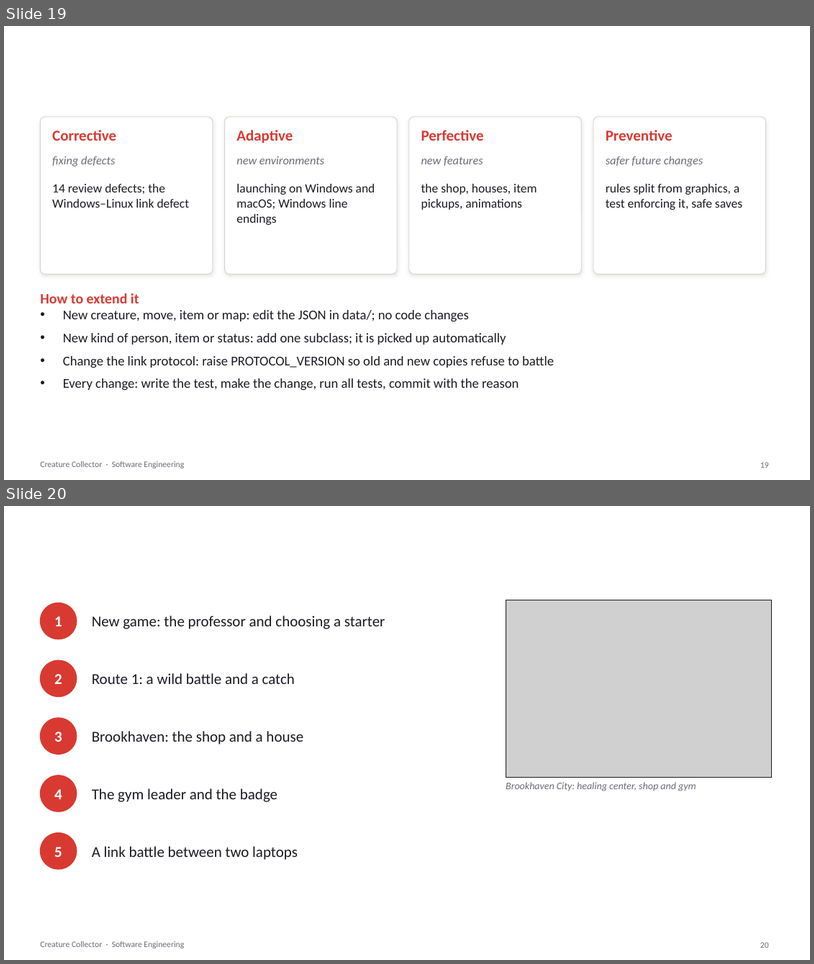
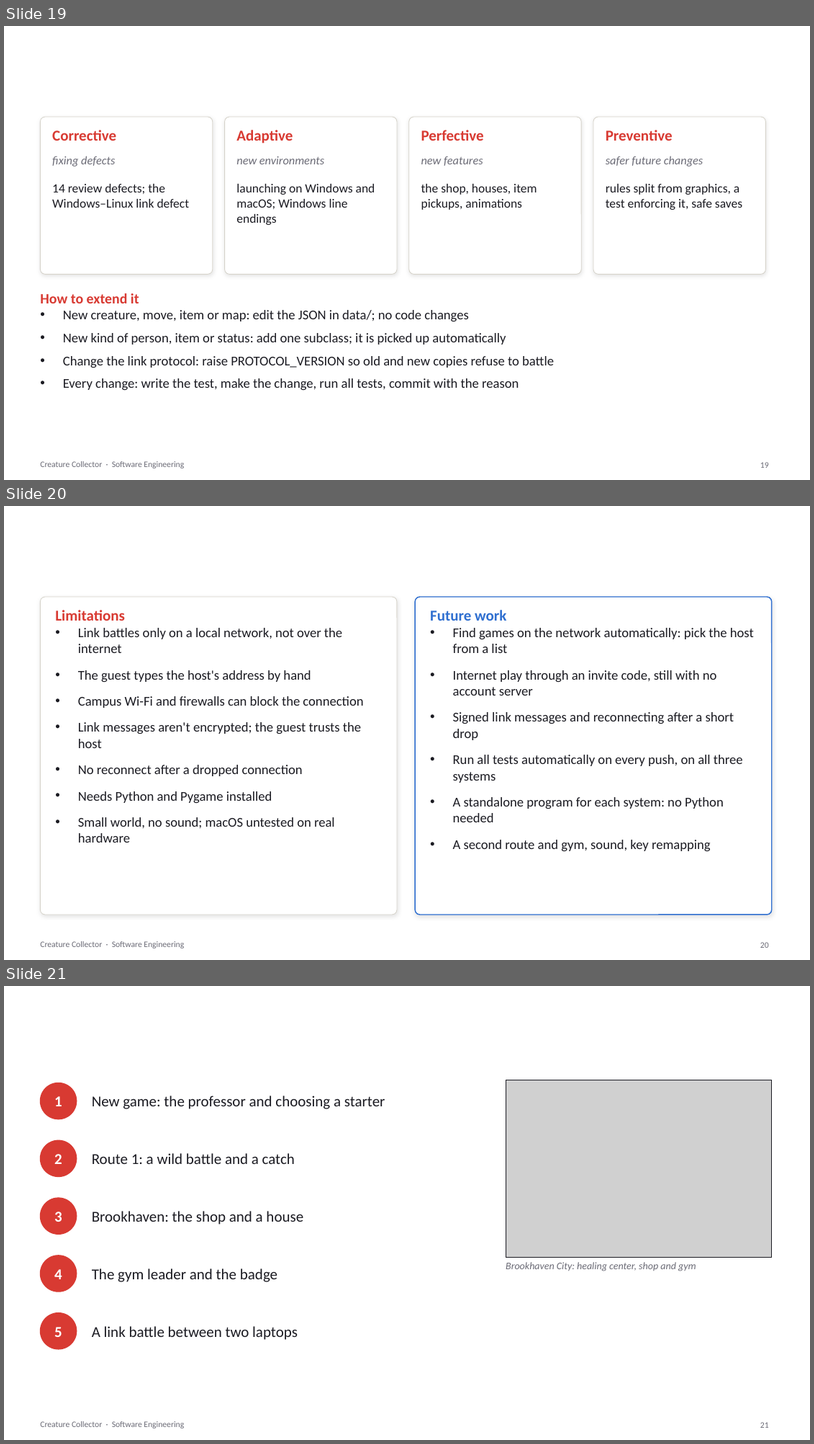
Before and after one commit to psdoom14/creature-collector, a slide deck: docs/se/CreatureCollector-SE.pptx. Shown one above the other, each under a label of ours: slides 19 and 20 before the commit, slides 19, 20 and 21 after it. The pictures are 814x964 and 814x1444 pixels, drawn with LibreOffice and Linux fonts; fonts in the diff are those of the drawing; grey boxes stand for pictures; background and template pictures are left out. Boxes give left, top, right and bottom in pixels: in the first picture for what was removed or moved away, otherwise in the second. Text is boxed around its words. In the diff, an @@ line names an element or a change of style, - is before the commit and + after.

```diff
--- a/docs/se/CreatureCollector-SE.pptx
+++ b/docs/se/CreatureCollector-SE.pptx
@@ slide 20 added at <box>4,506,810,960</box>, background picture (left out); not listed: 1 template element that a slide beside it also shows @@
@@ title added at <box>40,515,700,561</box>, 30 pt, text #FFFFFF, bold @@
+Limitations and future work
@@ rounded rectangle added at <box>40,597,397,914</box>, fill #FFFFFF, outline #D6D3CA 0.75 pt @@
@@ text added at <box>55,610,363,842</box>, 16 pt, text #1B1B22 @@
+Limitations
+• Link battles only on a local network, not over the internet
+• The guest types the host's address by hand
+• Campus Wi-Fi and firewalls can block the connection
+• Link messages aren't encrypted; the guest trusts the host
+• No reconnect after a dropped connection
+• Needs Python and Pygame installed
+• Small world, no sound; macOS untested on real hardware
@@ rounded rectangle added at <box>415,597,772,914</box>, fill #FFFFFF, outline #2F6FD0 1.25 pt @@
@@ text added at <box>430,610,754,851</box>, 16 pt, text #1B1B22 @@
+Future work
+• Find games on the network automatically: pick the host from a list
+• Internet play through an invite code, still with no account server
+• Signed link messages and reconnecting after a short drop
+• Run all tests automatically on every push, on all three systems
+• A standalone program for each system: no Python needed
+• A second route and gym, sound, key remapping
@@ page number added at <box>761,942,769,947</box>, 10 pt, text #6B6B76 @@
+20
@@ what was slide 20 is now slide 21 @@
@@ page number at <box>761,1422,769,1427</box>: text changed @@
-20
+21
```
Also in this commit, not shown: 2 other files.
